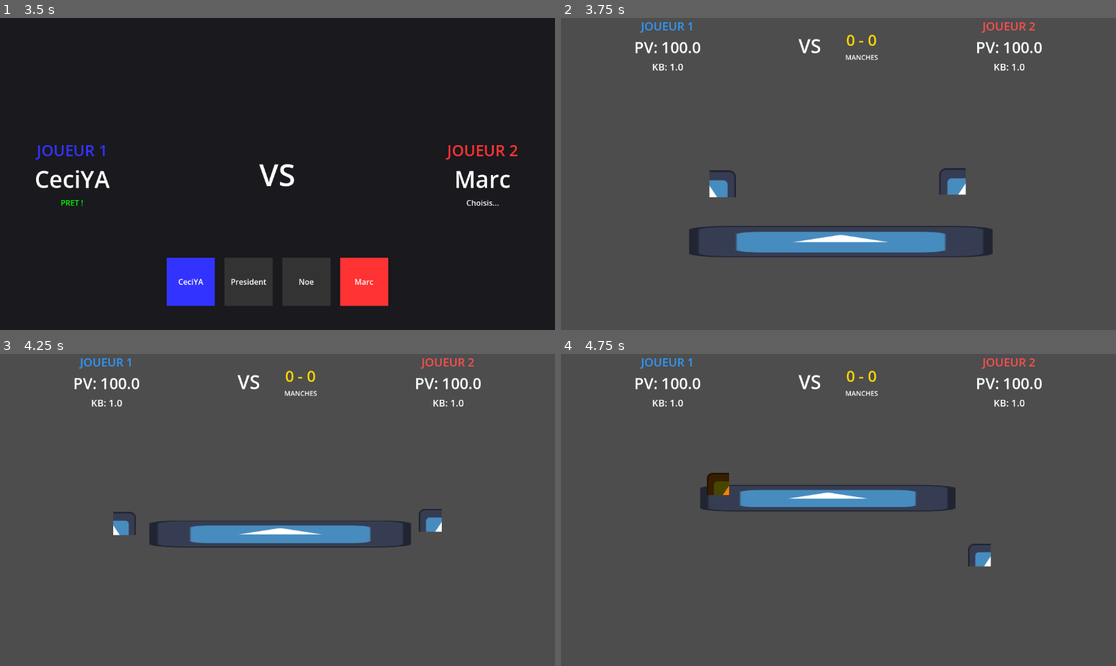
Above: before the commit, frames 1-4 (two rows, left to right).
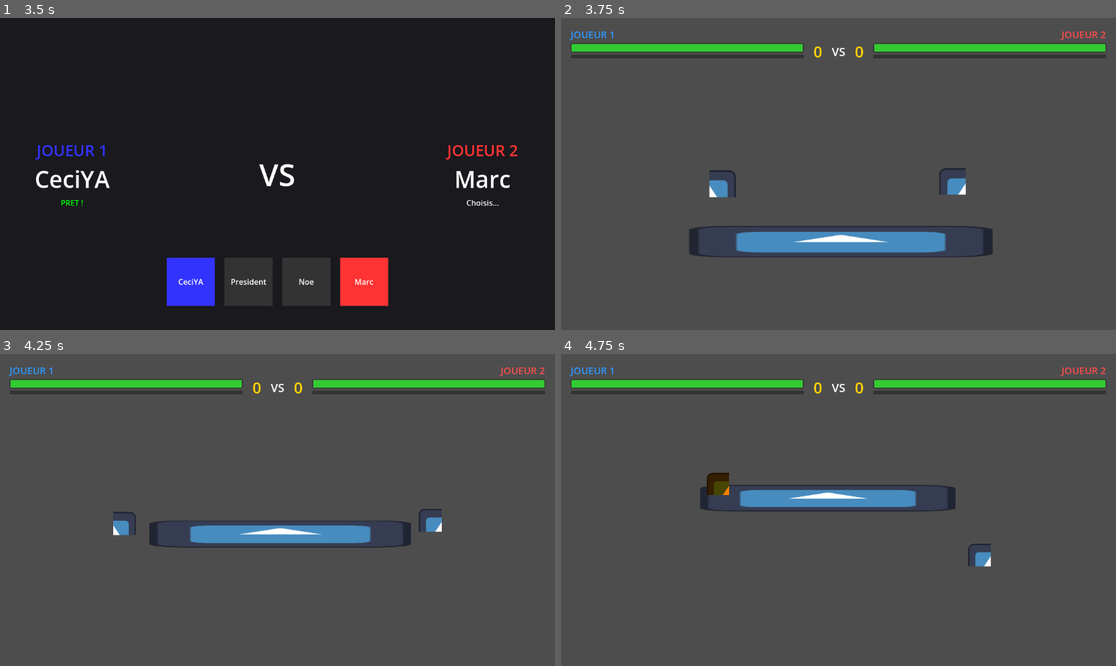
Above: after the commit, the same moments.

Repository: Alexnex31/Game-JAM-epitech
Game: Godot game, scene res://src/scenes/MainMenu.tscn
Two runs of this game, one before a commit and one after it. Both use one fixed random seed, a clock stepped at 60 frames per second and the inputs below. The engine's default icon, where the game draws it, is replaced by a stand-in: a white triangle on a blue panel in a dark square.
Inputs:
- Up to frame 1 (3.5 s): click "JOUER" at 0.5 s; tap Enter (jump_2) at 1.25 s; hold D (move_right_1) 1.28-2 s; hold / (attack_ultimate_1) 1.28-2 s; tap Space (jump_1) at 1.52, 2.75, 3.02 s; click "JOUER" at 2 s; hold D (move_right_1) from 2.78 s (still down); tap Left (move_left_2) at 2.85 s
- Up to frame 2 (3.75 s): tap Enter (jump_2) at 3.5 s; release D (move_right_1) at 3.53 s; hold A (move_left_1) from 3.53 s (still down); hold Right (move_right_2) from 3.53 s (still down)
- Up to frame 3 (4.25 s): keep holding A (move_left_1); keep holding Right (move_right_2)
- Up to frame 4 (4.75 s): release A (move_left_1) at 4.28 s; release Right (move_right_2) at 4.28 s; hold D (move_right_1) from 4.28 s (still down); tap / (attack_ultimate_1) at 4.35 s; tap Space (jump_1) at 4.52 s

Frame 1 is identical in both runs. In frame 2, 4.4% of the frame differs, in the area x 1-99%, y 1-17%; in frame 3, 4.4%; in frame 4, 4.4%.

Commit message:
ADD: Better UI in game

Diff:
--- a/fighting-game/scripts/area.gd
+++ b/fighting-game/scripts/area.gd
@@ -9,11 +9,12 @@
 var p2_wins: int = 0
 const WINS_TO_VICTORY: int = 2
 
-@onready var p1_pv_label = $UI/HUD/HBoxContainer/P1_Stats/P1_PV
-@onready var p1_kb_label = $UI/HUD/HBoxContainer/P1_Stats/P1_KB
-@onready var p2_pv_label = $UI/HUD/HBoxContainer/P2_Stats/P2_PV
-@onready var p2_kb_label = $UI/HUD/HBoxContainer/P2_Stats/P2_KB
-@onready var score_label = $UI/HUD/HBoxContainer/RoundCounter/ScoreLabel
+@onready var p1_hp_bar = $UI/HUD/HBoxContainer/P1_Stats/P1_HPBar
+@onready var p1_kb_bar = $UI/HUD/HBoxContainer/P1_Stats/P1_KBBar
+@onready var p2_hp_bar = $UI/HUD/HBoxContainer/P2_Stats/P2_HPBar
+@onready var p2_kb_bar = $UI/HUD/HBoxContainer/P2_Stats/P2_KBBar
+@onready var p1_score_label = $UI/HUD/HBoxContainer/P1_Score
+@onready var p2_score_label = $UI/HUD/HBoxContainer/P2_Score
 
 @onready var victory_layer = $UI/HUD/VictoryLayer
 @onready var victory_label = $UI/HUD/VictoryLayer/VictoryLabel
@@ -39,6 +40,12 @@
 	camera.add_target(p1)
 	camera.add_target(p2)
 
+	# Initialiser les barres
+	p1_hp_bar.max_value = p1.max_hp
+	p2_hp_bar.max_value = p2.max_hp
+	p1_kb_bar.max_value = 1.0
+	p2_kb_bar.max_value = 1.0
+
 	reset_positions()
 	update_score_ui()
 
@@ -62,21 +69,22 @@
 	p2.set_physics_process(true)
 
 func update_score_ui():
-	score_label.text = str(p1_wins) + " - " + str(p2_wins)
+	p1_score_label.text = str(p1_wins)
+	p2_score_label.text = str(p2_wins)
 
 func _process(_delta: float) -> void:
 	if game_over or not round_active:
 		return
 
 	if is_instance_valid(p1):
-		p1_pv_label.text = "PV: " + str(round(p1.current_hp))
-		p1_kb_label.text = "KB: " + str(snapped(p1.knockback_scaling, 0.1))
+		p1_hp_bar.value = p1.current_hp
+		p1_kb_bar.value = p1.get_kb_ratio()
 		if p1.current_hp <= 0:
 			handle_round_end(2)
 
 	if is_instance_valid(p2):
-		p2_pv_label.text = "PV: " + str(round(p2.current_hp))
-		p2_kb_label.text = "KB: " + str(snapped(p2.knockback_scaling, 0.1))
+		p2_hp_bar.value = p2.current_hp
+		p2_kb_bar.value = p2.get_kb_ratio()
 		if p2.current_hp <= 0:
 			handle_round_end(1)
 
--- a/fighting-game/scripts/characters/FighterBase.gd
+++ b/fighting-game/scripts/characters/FighterBase.gd
@@ -147,6 +147,10 @@
 	is_attacking = false
 	is_grabbing = false
 
+func get_kb_ratio() -> float:
+	var safe_max_hp = max(max_hp, 1.0)
+	return (safe_max_hp - current_hp) / safe_max_hp
+
 func _on_hitbox_area_entered(area):
 	if not is_attacking:
 		return
--- a/fighting-game/src/scenes/brouillon_arena.tscn
+++ b/fighting-game/src/scenes/brouillon_arena.tscn
@@ -19,6 +19,32 @@
 
 [sub_resource type="RectangleShape2D" id="RectangleShape2D_paolq"]
 size = Vector2(739, 78)
+
+[sub_resource type="StyleBoxFlat" id="StyleBoxFlat_hp_bg"]
+bg_color = Color(0.1, 0.1, 0.1, 0.5)
+corner_radius_top_left = 4
+corner_radius_top_right = 4
+corner_radius_bottom_right = 4
+corner_radius_bottom_left = 4
+
+[sub_resource type="StyleBoxFlat" id="StyleBoxFlat_hp_fill"]
+bg_color = Color(0.2, 0.8, 0.2, 1)
+border_width_left = 2
+border_width_top = 2
+border_width_right = 2
+border_width_bottom = 2
+border_color = Color(0.8, 0.8, 0.8, 0)
+corner_radius_top_left = 4
+corner_radius_top_right = 4
+corner_radius_bottom_right = 4
+corner_radius_bottom_left = 4
+
+[sub_resource type="StyleBoxFlat" id="StyleBoxFlat_kb_fill"]
+bg_color = Color(0.2, 0.4, 1, 1)
+corner_radius_top_left = 2
+corner_radius_top_right = 2
+corner_radius_bottom_right = 2
+corner_radius_bottom_left = 2
 
 [node name="Node2D" type="Node2D" unique_id=1386881966]
 script = ExtResource("1_paolq")
@@ -100,81 +126,90 @@
 layout_mode = 1
 anchors_preset = 10
 anchor_right = 1.0
-offset_bottom = 100.0
-grow_horizontal = 2
-theme_override_constants/separation = 50
+offset_left = 20.0
+offset_top = 20.0
+offset_right = -20.0
+offset_bottom = 120.0
+grow_horizontal = 2
+theme_override_constants/separation = 20
 
 [node name="P1_Stats" type="VBoxContainer" parent="UI/HUD/HBoxContainer" unique_id=1304527378]
 layout_mode = 2
 size_flags_horizontal = 3
-alignment = 1
 
 [node name="P1_Name" type="Label" parent="UI/HUD/HBoxContainer/P1_Stats" unique_id=846115187]
 layout_mode = 2
 theme_override_colors/font_color = Color(0.18, 0.6, 1, 1)
-theme_override_font_sizes/font_size = 24
+theme_override_font_sizes/font_size = 20
 text = "JOUEUR 1"
-horizontal_alignment = 1
-
-[node name="P1_PV" type="Label" parent="UI/HUD/HBoxContainer/P1_Stats" unique_id=326862734]
-layout_mode = 2
-theme_override_font_sizes/font_size = 32
-text = "PV: 100"
-horizontal_alignment = 1
-
-[node name="P1_KB" type="Label" parent="UI/HUD/HBoxContainer/P1_Stats" unique_id=1802242893]
-layout_mode = 2
-theme_override_font_sizes/font_size = 20
-text = "KB: 1.0"
-horizontal_alignment = 1
-
-[node name="VS" type="Label" parent="UI/HUD/HBoxContainer" unique_id=400851142]
-layout_mode = 2
-theme_override_font_sizes/font_size = 40
-text = "VS"
-horizontal_alignment = 1
-vertical_alignment = 1
-
-[node name="RoundCounter" type="VBoxContainer" parent="UI/HUD/HBoxContainer"]
-layout_mode = 2
-alignment = 1
-
-[node name="ScoreLabel" type="Label" parent="UI/HUD/HBoxContainer/RoundCounter"]
+
+[node name="P1_HPBar" type="ProgressBar" parent="UI/HUD/HBoxContainer/P1_Stats"]
+custom_minimum_size = Vector2(0, 20)
+layout_mode = 2
+theme_override_styles/background = SubResource("StyleBoxFlat_hp_bg")
+theme_override_styles/fill = SubResource("StyleBoxFlat_hp_fill")
+value = 100.0
+show_percentage = false
+
+[node name="P1_KBBar" type="ProgressBar" parent="UI/HUD/HBoxContainer/P1_Stats"]
+custom_minimum_size = Vector2(0, 8)
+layout_mode = 2
+theme_override_styles/background = SubResource("StyleBoxFlat_hp_bg")
+theme_override_styles/fill = SubResource("StyleBoxFlat_kb_fill")
+max_value = 1.0
+value = 0.5
+show_percentage = false
+
+[node name="P1_Score" type="Label" parent="UI/HUD/HBoxContainer"]
 layout_mode = 2
 theme_override_colors/font_color = Color(1, 0.84, 0, 1)
 theme_override_font_sizes/font_size = 32
-text = "0 - 0"
-horizontal_alignment = 1
-
-[node name="RoundLabel" type="Label" parent="UI/HUD/HBoxContainer/RoundCounter"]
-layout_mode = 2
-theme_override_font_sizes/font_size = 14
-text = "MANCHES"
+text = "0"
+horizontal_alignment = 1
+
+[node name="VS" type="Label" parent="UI/HUD/HBoxContainer" unique_id=400851142]
+layout_mode = 2
+theme_override_font_sizes/font_size = 24
+text = "VS"
+horizontal_alignment = 1
+vertical_alignment = 1
+
+[node name="P2_Score" type="Label" parent="UI/HUD/HBoxContainer"]
+layout_mode = 2
+theme_override_colors/font_color = Color(1, 0.84, 0, 1)
+theme_override_font_sizes/font_size = 32
+text = "0"
 horizontal_alignment = 1
 
 [node name="P2_Stats" type="VBoxContainer" parent="UI/HUD/HBoxContainer" unique_id=1239307618]
 layout_mode = 2
 size_flags_horizontal = 3
-alignment = 1
 
 [node name="P2_Name" type="Label" parent="UI/HUD/HBoxContainer/P2_Stats" unique_id=1673837119]
 layout_mode = 2
 theme_override_colors/font_color = Color(1, 0.3, 0.3, 1)
-theme_override_font_sizes/font_size = 24
+theme_override_font_sizes/font_size = 20
 text = "JOUEUR 2"
-horizontal_alignment = 1
-
-[node name="P2_PV" type="Label" parent="UI/HUD/HBoxContainer/P2_Stats" unique_id=391937923]
-layout_mode = 2
-theme_override_font_sizes/font_size = 32
-text = "PV: 100"
-horizontal_alignment = 1
-
-[node name="P2_KB" type="Label" parent="UI/HUD/HBoxContainer/P2_Stats" unique_id=1317382735]
-layout_mode = 2
-theme_override_font_sizes/font_size = 20
-text = "KB: 1.0"
-horizontal_alignment = 1
+horizontal_alignment = 2
+
+[node name="P2_HPBar" type="ProgressBar" parent="UI/HUD/HBoxContainer/P2_Stats"]
+custom_minimum_size = Vector2(0, 20)
+layout_mode = 2
+theme_override_styles/background = SubResource("StyleBoxFlat_hp_bg")
+theme_override_styles/fill = SubResource("StyleBoxFlat_hp_fill")
+value = 100.0
+fill_mode = 1
+show_percentage = false
+
+[node name="P2_KBBar" type="ProgressBar" parent="UI/HUD/HBoxContainer/P2_Stats"]
+custom_minimum_size = Vector2(0, 8)
+layout_mode = 2
+theme_override_styles/background = SubResource("StyleBoxFlat_hp_bg")
+theme_override_styles/fill = SubResource("StyleBoxFlat_kb_fill")
+max_value = 1.0
+value = 0.5
+fill_mode = 1
+show_percentage = false
 
 [node name="PauseMenu" parent="UI" unique_id=1071146558 instance=ExtResource("4_pause")]
 
